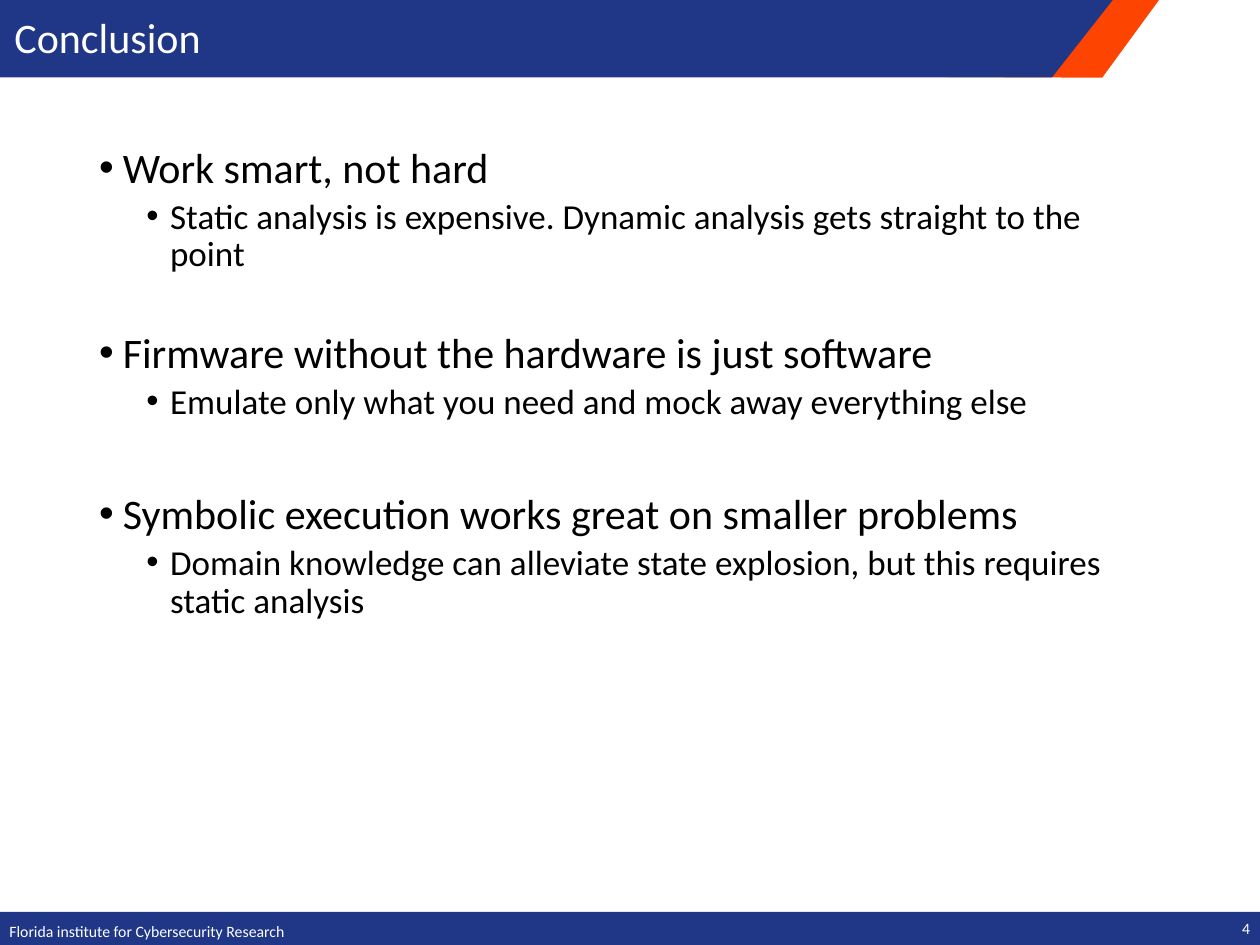
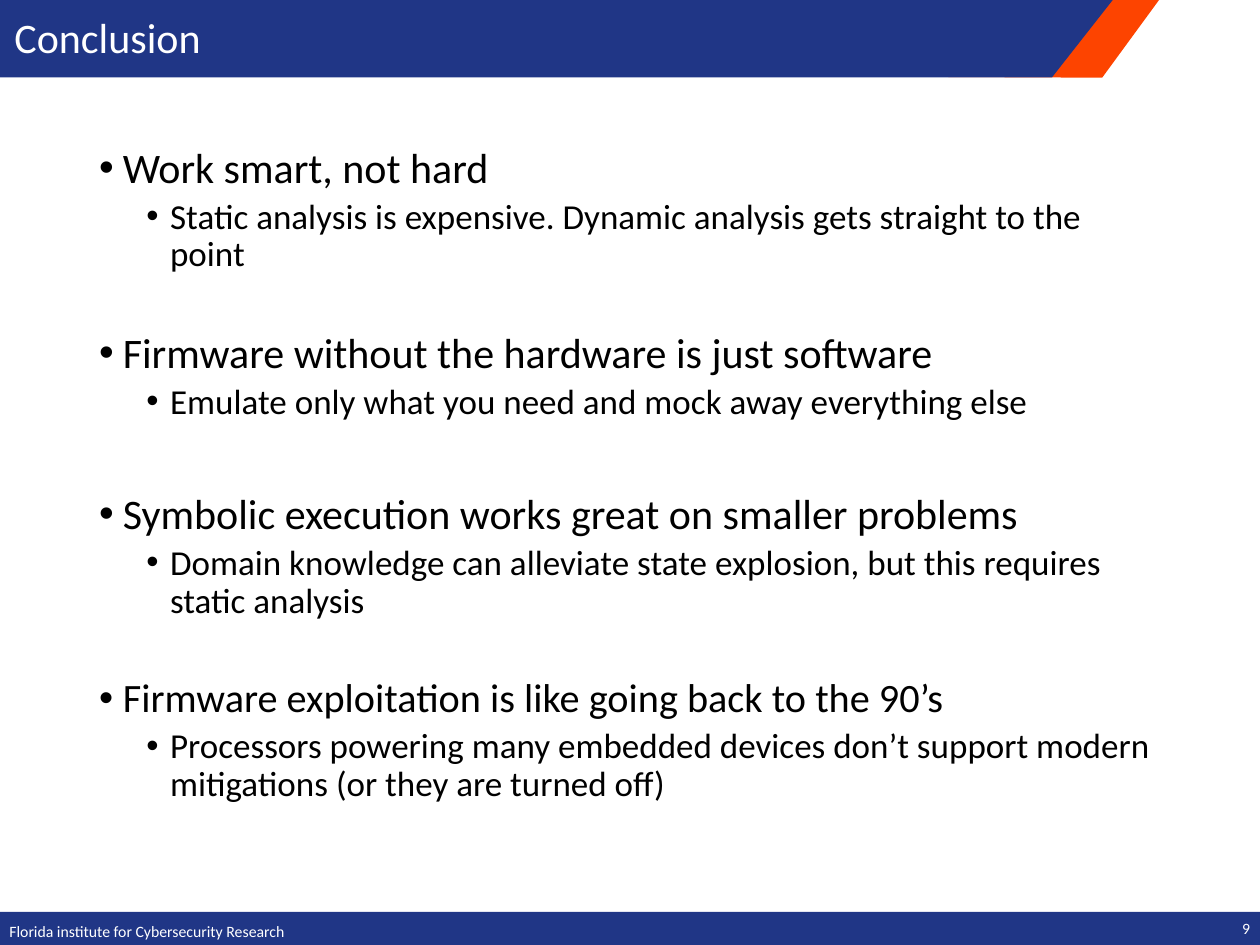
Before and after one commit to ufsit/csawesc19, a slide deck: slide 10 of presentation/csawesc19-kernel-sanders.pptx (slide 5 before the commit). Drawn at 1260x945 pixels with LibreOffice and Linux fonts; fonts in the diff are those of the drawing; background and template pictures are left out. Boxes give left, top, right and bottom in pixels: in the first picture for what was removed or moved away, otherwise in the second. Text is boxed around its words. In the diff, an @@ line names an element or a change of style, - is before the commit and + after.

```diff
--- a/presentation/csawesc19-kernel-sanders.pptx
+++ b/presentation/csawesc19-kernel-sanders.pptx
@@ text at box(123, 683, 1149, 802): paragraphs added @@
+• Firmware exploitation is like going back to the 90’s
+  • Processors powering many embedded devices don’t support modern mitigations (or they are turned off)
@@ page number at box(1242, 923, 1250, 934): text changed @@
-4
+9
```
Also in this commit, not shown: 3 other slides changed, 5 slides added.
